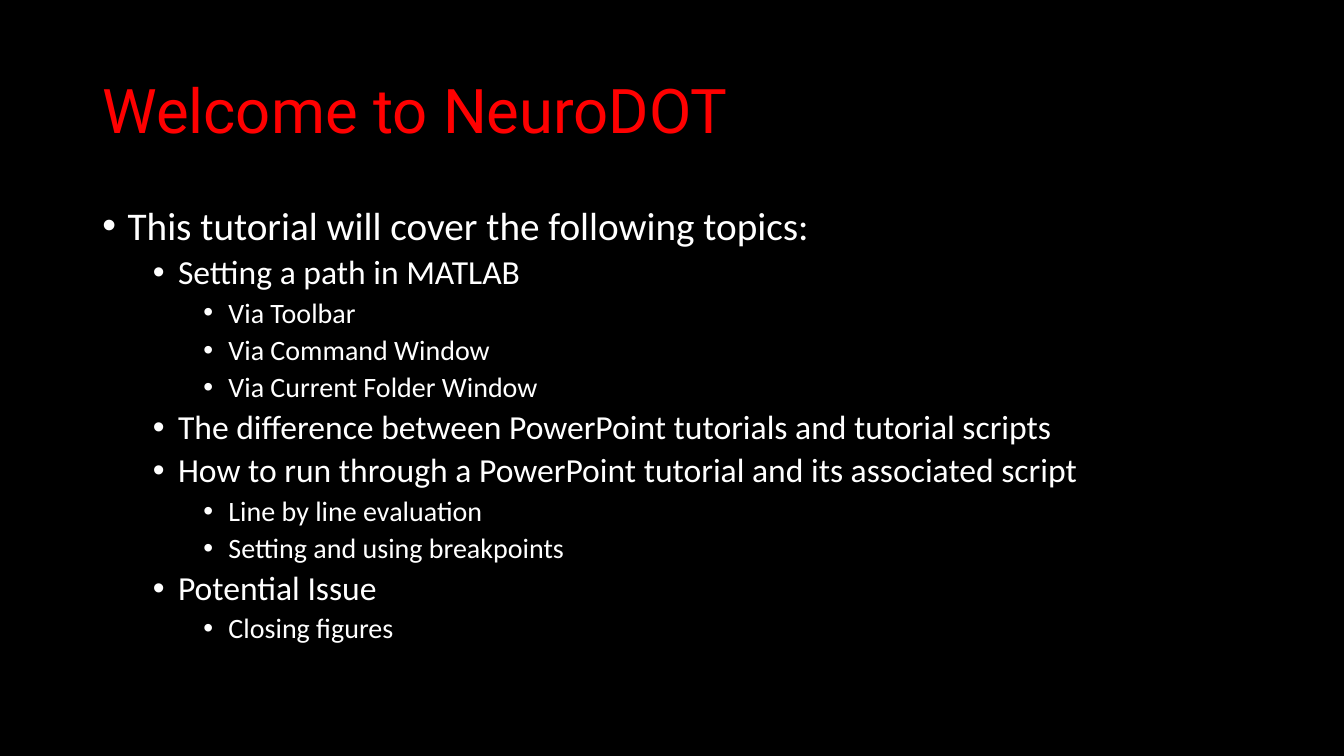
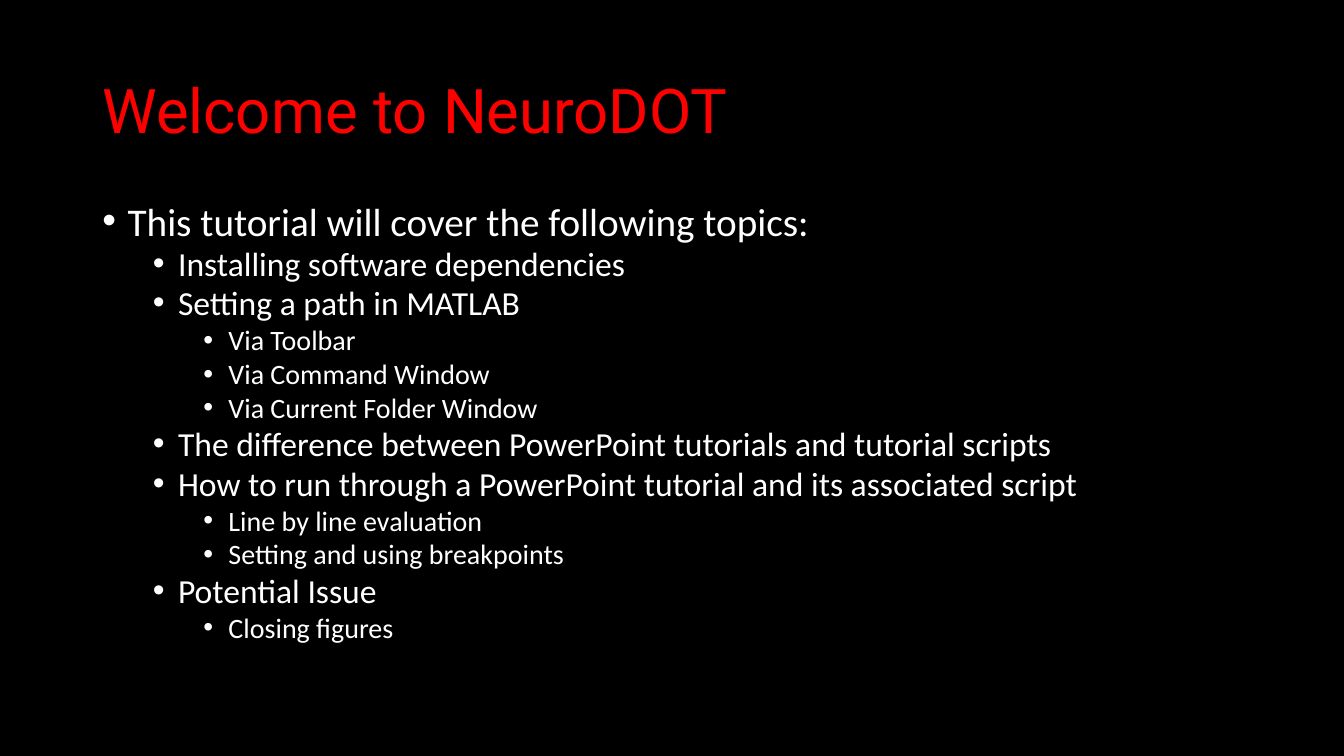
Before and after one commit to WUSTL-ORL/NeuroDOT, a slide deck: slide 2 of Documentation/Tutorials/NeuroDOT_Tutorial_Getting_Started.pptx. Drawn at 1344x756 pixels with LibreOffice and Linux fonts; fonts in the diff are those of the drawing. Boxes give left, top, right and bottom in pixels: in the first picture for what was removed or moved away, otherwise in the second. Text is boxed around its words. In the diff, an @@ line names an element or a change of style, - is before the commit and + after.

```diff
--- a/Documentation/Tutorials/NeuroDOT_Tutorial_Getting_Started.pptx
+++ b/Documentation/Tutorials/NeuroDOT_Tutorial_Getting_Started.pptx
@@ text at [128,208,1076,643]: line spacing 0.9 to 0.8 @@
@@ text at [178,252,625,282]: paragraph added @@
+  • Installing software dependencies
```
Also in this commit, not shown: 1 slide added.
